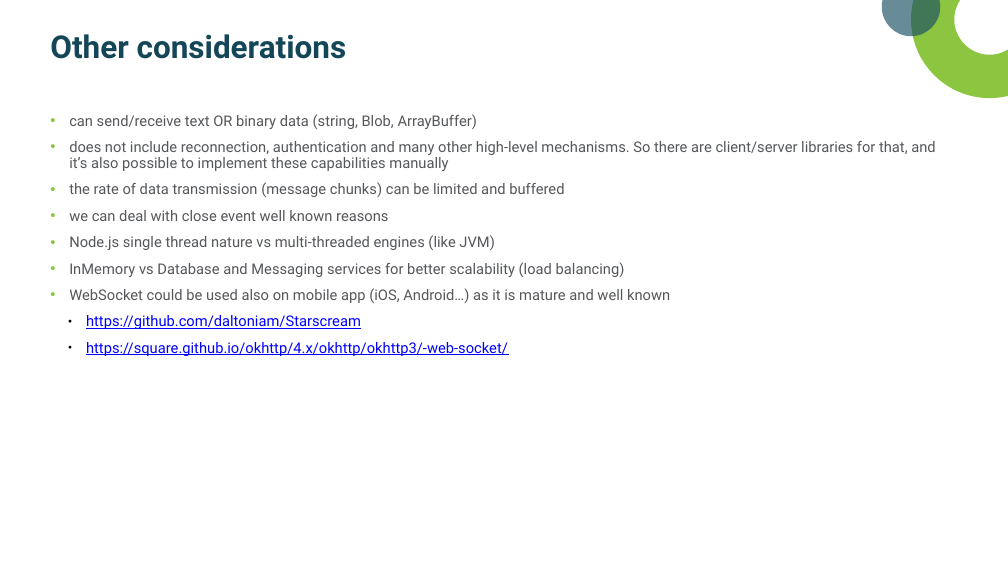
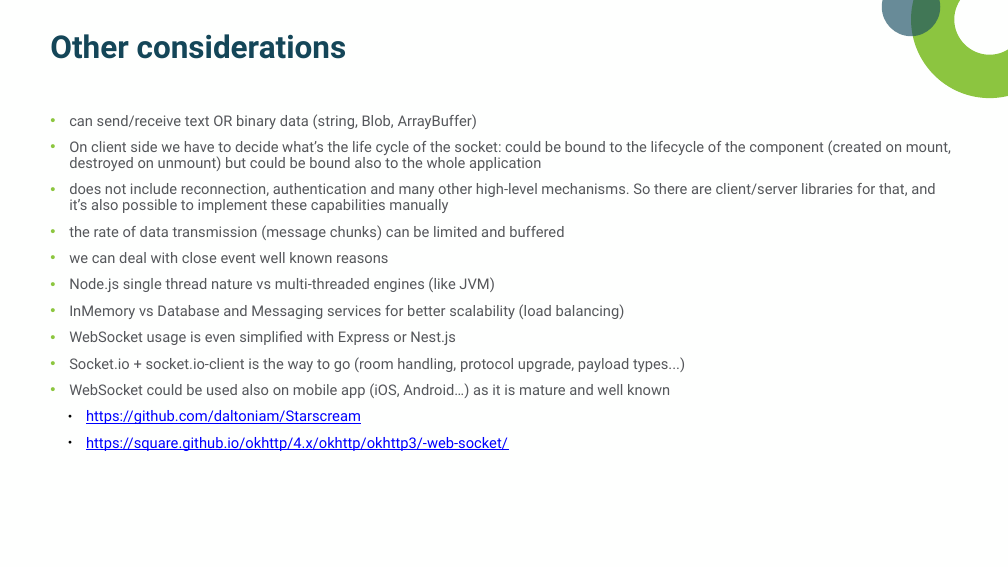
Before and after one commit to amwebexpert/ws-poker-planning, a slide deck: slide 14 of docs/L&L WebSockets tutorial 2022-10-06.pptx. Drawn at 1008x567 pixels with LibreOffice and Linux fonts; fonts in the diff are those of the drawing; background and template pictures are left out. Boxes give left, top, right and bottom in pixels: in the first picture for what was removed or moved away, otherwise in the second. Text is boxed around its words. In the diff, an @@ line names an element or a change of style, - is before the commit and + after.

```diff
--- a/docs/L&L WebSockets tutorial 2022-10-06.pptx
+++ b/docs/L&L WebSockets tutorial 2022-10-06.pptx
@@ text at (69, 140, 951, 171): paragraph added @@
+• On client side we have to decide what’s the life cycle of the socket: could be bound to the lifecycle of the component (created on mount, destroyed on unmount) but could be bound also to the whole application
@@ text at (69, 331, 685, 372): paragraphs added @@
+• WebSocket usage is even simplified with Express or Nest.js
+• Socket.io + socket.io-client is the way to go (room handling, protocol upgrade, payload types...)
```
Also in this commit, not shown: 1 other slide changed, 1 other file.
